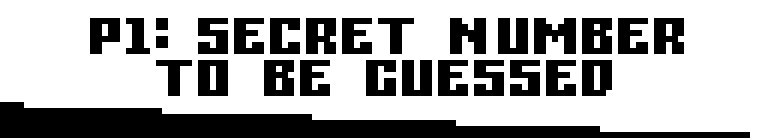
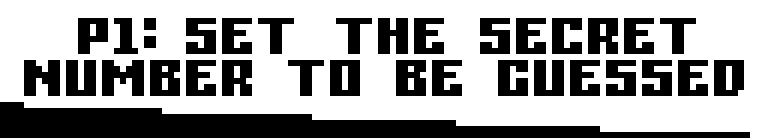
Before/after of a (768, 138) layered artwork. What changed in the layer stack:
renamed "P1: SECRET NUMBER TO BE GUESSED" to "P1: SET THE SECRET NUMBER TO BE GUESSED", painted on it over [24, 18, 744, 96]
